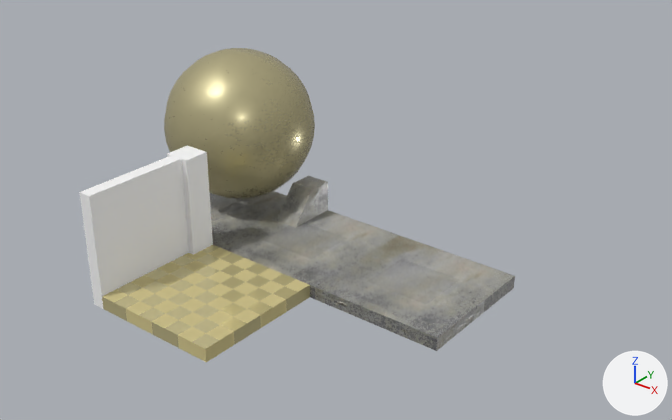
Before and after pictures for a commit that changed the FBX model sandbox/assets/model.fbx.
Both versions are drawn from a 50 mm camera at (0.409, -0.476, 0.334) aimed at (0.02, 0.01, 0.033). Arrows for +X, +Y and +Z are at lower right; the lights stay in place. Where no turn or scale is listed for an object, it has been applied to the vertices.
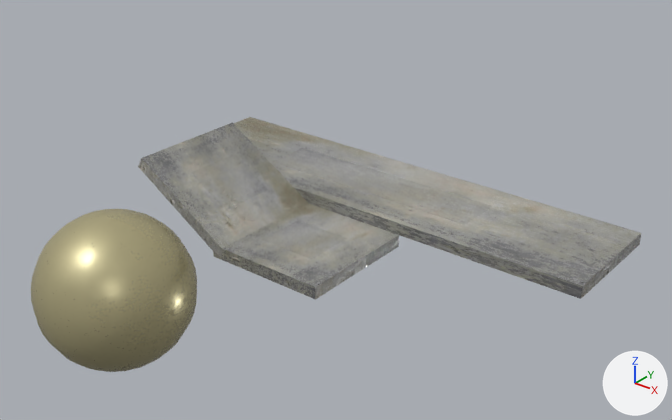
What differs and where, as boxes (x1, y1, x2, y2) in the pictures (672 x 420 px):
'polySurface4', moved, rescaled
    before: (315, 235, 515, 351)
    after: (234, 117, 641, 299)
'pSphere3', moved
    before: (164, 48, 315, 199)
    after: (31, 209, 197, 372)
'polySurface5', deleted
    before: (102, 245, 310, 362)
'polySurface3', moved, turned
    before: (209, 191, 287, 244)
    after: (138, 122, 309, 258)
'pCube4', deleted
    before: (79, 155, 189, 309)
'pCube3', deleted
    before: (167, 145, 213, 255)
'pCube2', deleted
    before: (276, 176, 328, 228)

The change, as a list of edits to the scene's bpy script:
```text
Change ob_polysurface4:
    ob_polysurface4.location: (8.5, -0.5, 0.0) -> (-1.5, 0.5, -10.0)
    ob_polysurface4.scale: (1.0, 1.0, 1.0) -> (4.0, 1.0, 1.0)
Change ob_polysurface3:
    ob_polysurface3.location: (-11.5, -0.5, 0.0) -> (-9.882, 2.072, 0.0)
    ob_polysurface3.rotation_euler: (0.0, 0.0, 0.0) -> (-0.549, -1.571, 0.0)  # degrees (0, 0, 0) -> degrees (-31, -90, 0)
Remove ob_polysurface5:
    ob_polysurface5 = bpy.data.objects.new('polySurface5', me_mesh_003)
    ob_polysurface5.location = (-0.005, -0.1, 0.0)
Remove ob_pcube4:
    ob_pcube4 = bpy.data.objects.new('pCube4', me_mesh_007)
    ob_pcube4.location = (-0.055, -0.08, 0.0)
Remove ob_pcube3:
    ob_pcube3 = bpy.data.objects.new('pCube3', me_mesh_006)
    ob_pcube3.location = (-0.06, -0.06, 0.0)
Change ob_psphere3:
    ob_psphere3.location: (-0.09, 0.0248, 0.07) -> (-0.09, -0.1125, -0.02)
Remove ob_pcube2:
    ob_pcube2 = bpy.data.objects.new('pCube2', me_mesh_004)
    ob_pcube2.location = (-0.03, 0.04, 0.01)
```
